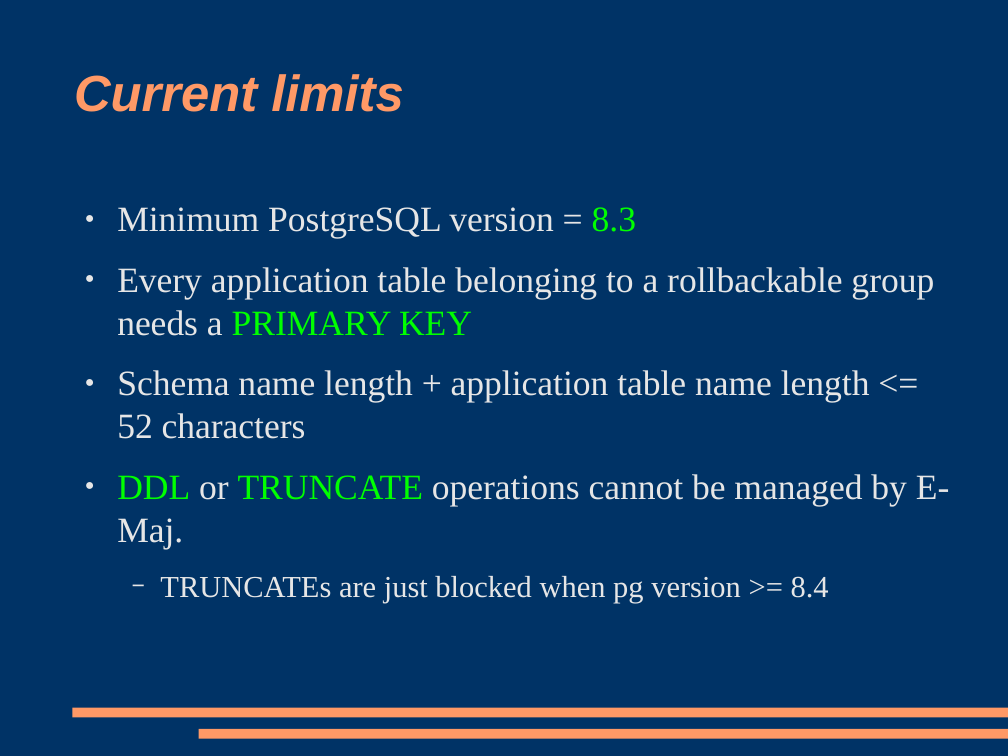
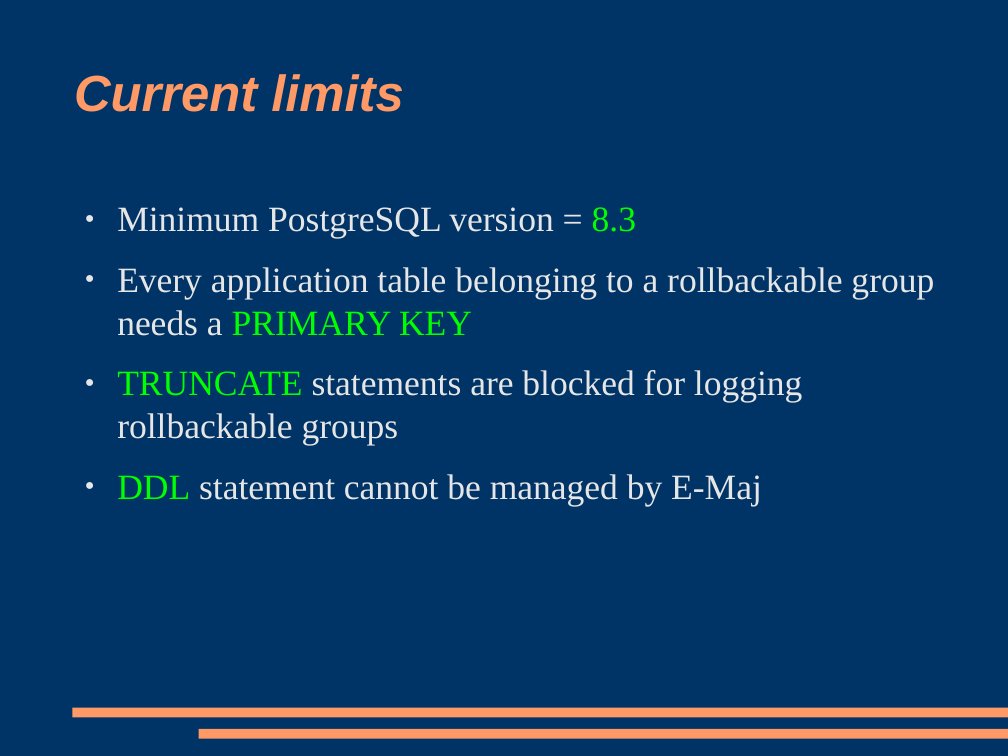
Before and after one commit to beaud76/emaj_doc, a slide deck: slide 33 of Emaj_pres_en.odp. Drawn at 1008x756 pixels with LibreOffice and Linux fonts; fonts in the diff are those of the drawing. Boxes give left, top, right and bottom in pixels: in the first picture for what was removed or moved away, otherwise in the second. Text is boxed around its words. In the diff, an @@ line names an element or a change of style, - is before the commit and + after.

```diff
--- a/Emaj_pres_en.odp
+++ b/Emaj_pres_en.odp
@@ text at [117,370,803,506]: text changed @@
-● Schema name length + application table name length <= 52 characters
-● DDL or TRUNCATE operations cannot be managed by E-Maj.
-  − TRUNCATEs are just blocked when pg version >= 8.4
+● TRUNCATE statements are blocked for logging rollbackable groups
+● DDL statement cannot be managed by E-Maj
```
Also in this commit, not shown: 9 other slides changed, 3 other files.
